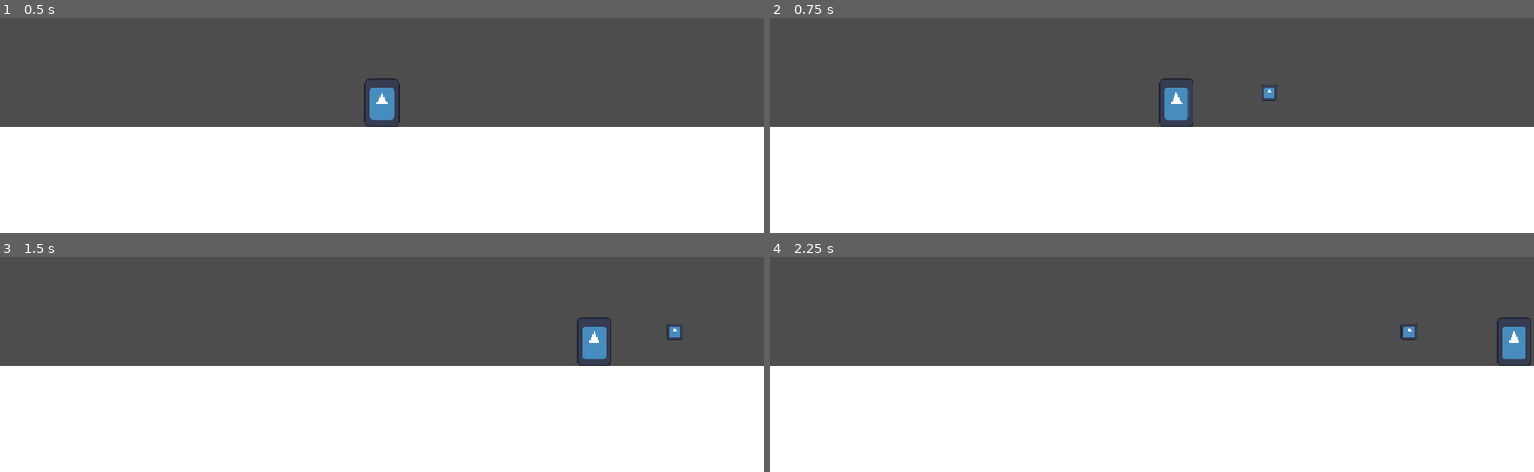
Above: before the commit, frames 1-4 (two rows, left to right).
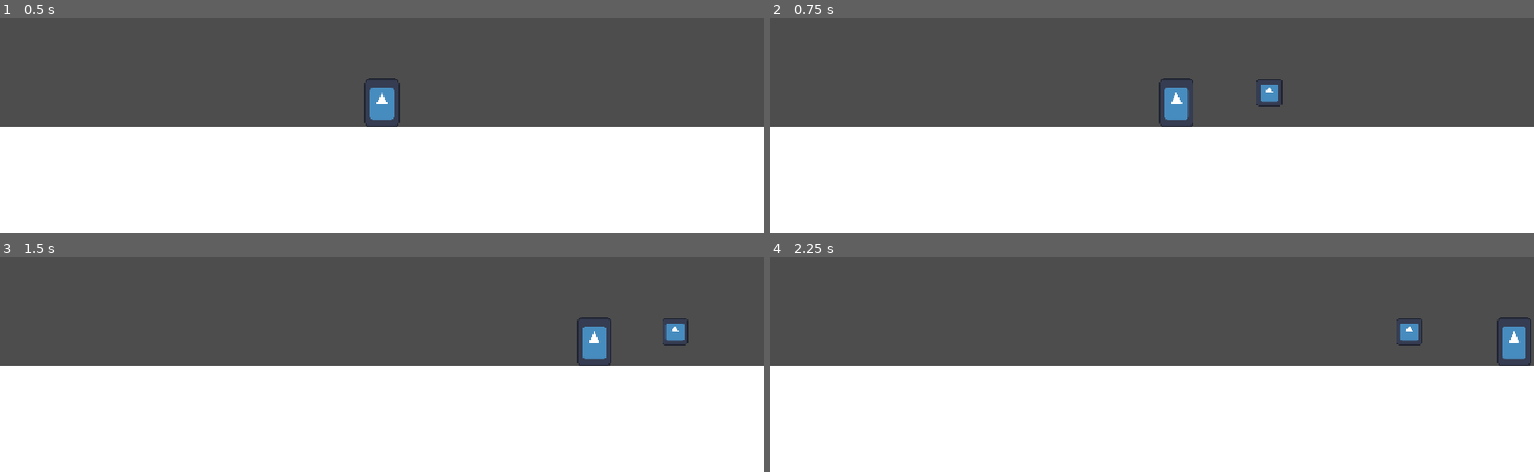
Above: after the commit, the same moments.

Repository: nilstop/SnowmanGame
Game: Godot game, scene res://stage.tscn
Same seed, same stepped clock (60 frames per second), same inputs: the game is played once before the commit and once after it. The engine's default icon, where the game draws it, is replaced by a stand-in: a white triangle on a blue panel in a dark square.
Inputs:
- Up to frame 1 (0.5 s): no input
- Up to frame 2 (0.75 s): tap Enter at 0.5 s; hold Right (right) from 0.53 s (still down); tap X (shoot) at 0.6 s
- Up to frame 3 (1.5 s): keep holding Right (right); tap Z (jump) at 0.77 s; tap X (shoot) at 1.35 s
- Up to frame 4 (2.25 s): tap Z (jump) at 1.52 s; release Right (right) at 2.03 s; hold Left (left) from 2.03 s (still down); tap X (shoot) at 2.1 s

Frame 1 is identical in both runs. In frame 2, 0.2% of the frame differs, in the area x 63-68%, y 28-42%; in frame 3, 0.2%, in the area x 86-91%, y 28-42%; in frame 4, 0.2%.

Commit message:
Eight directional throwing

Diff:
--- a/snowball.gd
+++ b/snowball.gd
@@ -1,18 +1,20 @@
 extends Area2D
 
 var velocity: Vector2
-var direction: int
+var direction: Vector2
+
 
 const GRAVITY = 0.7
 const SPEED = 24.0
 const START_UP_VELOCITY = -5.0
 
 func _ready() -> void:
-	velocity.y = START_UP_VELOCITY
+	velocity = direction * SPEED
+	if velocity.normalized() == Vector2.LEFT or velocity.normalized() == Vector2.RIGHT:
+		velocity += Vector2(0,START_UP_VELOCITY)
 
 func _physics_process(delta: float) -> void:
 	# Set velocity and move
-	velocity.x = SPEED * direction
 	velocity.y += GRAVITY
 	global_position += velocity
 
--- a/snowball.tscn
+++ b/snowball.tscn
@@ -4,7 +4,7 @@
 [ext_resource type="Texture2D" uid="uid://wfawcs5vdq2y" path="res://icon.svg" id="1_srvs4"]
 
 [sub_resource type="CircleShape2D" id="CircleShape2D_i8p5v"]
-radius = 12.0415945
+radius = 19.0
 
 [node name="Snowball" type="Area2D" unique_id=938407490]
 collision_layer = 4
@@ -12,7 +12,7 @@
 script = ExtResource("1_i8p5v")
 
 [node name="Sprite2D" type="Sprite2D" parent="." unique_id=1528289870]
-scale = Vector2(0.1875, 0.1875)
+scale = Vector2(0.3125, 0.3125)
 texture = ExtResource("1_srvs4")
 
 [node name="CollisionShape2D" type="CollisionShape2D" parent="." unique_id=1584396674]
--- a/snowman.gd
+++ b/snowman.gd
@@ -1,6 +1,9 @@
 extends CharacterBody2D
 
 @export var snowball: PackedScene
+
+var facing := Vector2.RIGHT
+var throw_direction: Vector2
 
 const SPEED = 400.0
 const JUMP_VELOCITY = -650.0
@@ -24,6 +27,7 @@
 	# Get the input direction and handle the movement/deceleration.
 	# As good practice, you should replace UI actions with custom gameplay actions.
 	var direction := Input.get_axis("left", "right")
+	set_facing(direction)
 	if direction:
 		velocity.x = lerp(velocity.x, direction * SPEED, ACCELERATION)
 	else:
@@ -38,5 +42,17 @@
 func inst(scene: PackedScene):
 	var instance = scene.instantiate()
 	instance.global_position = global_position
-	instance.direction = Input.get_axis("left", "right")
+	instance.direction = get_throw_direction()
 	add_sibling(instance)
+
+func get_throw_direction():
+	if Input.get_vector("left", "right", "up", "down"):
+		return Input.get_vector("left", "right", "up", "down")
+	else:
+		return facing
+
+func set_facing(direction):
+	if direction == 1:
+		facing = Vector2.RIGHT
+	if direction == -1:
+		facing = Vector2.LEFT
